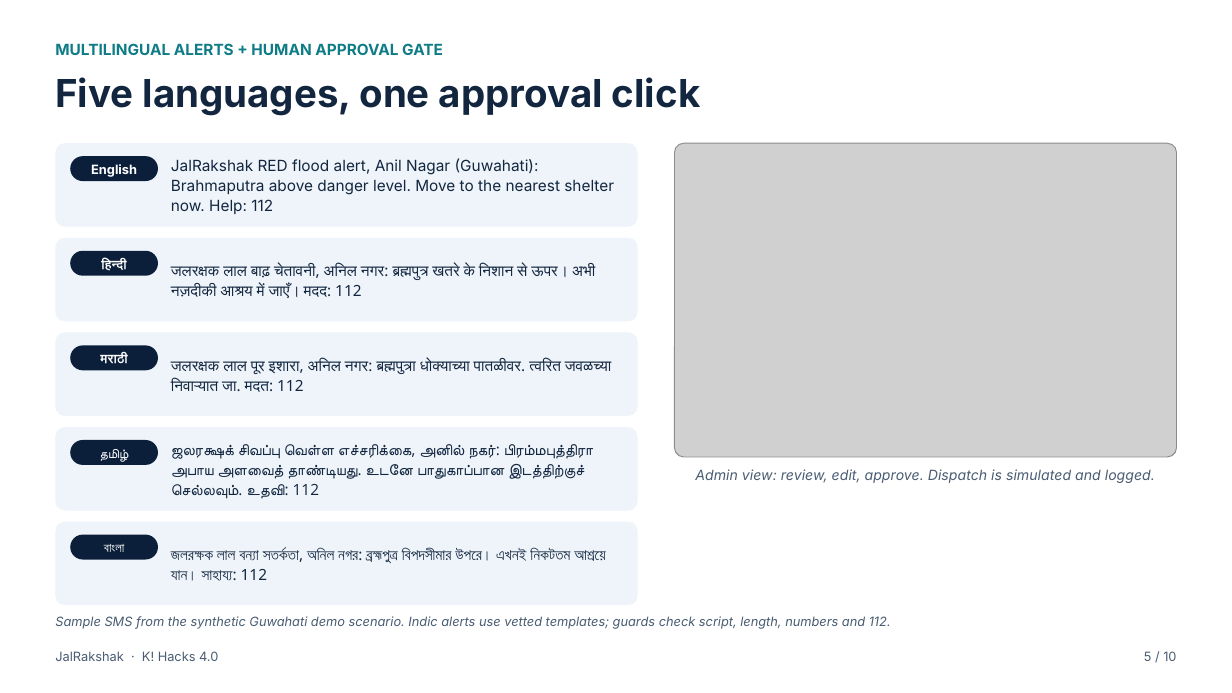
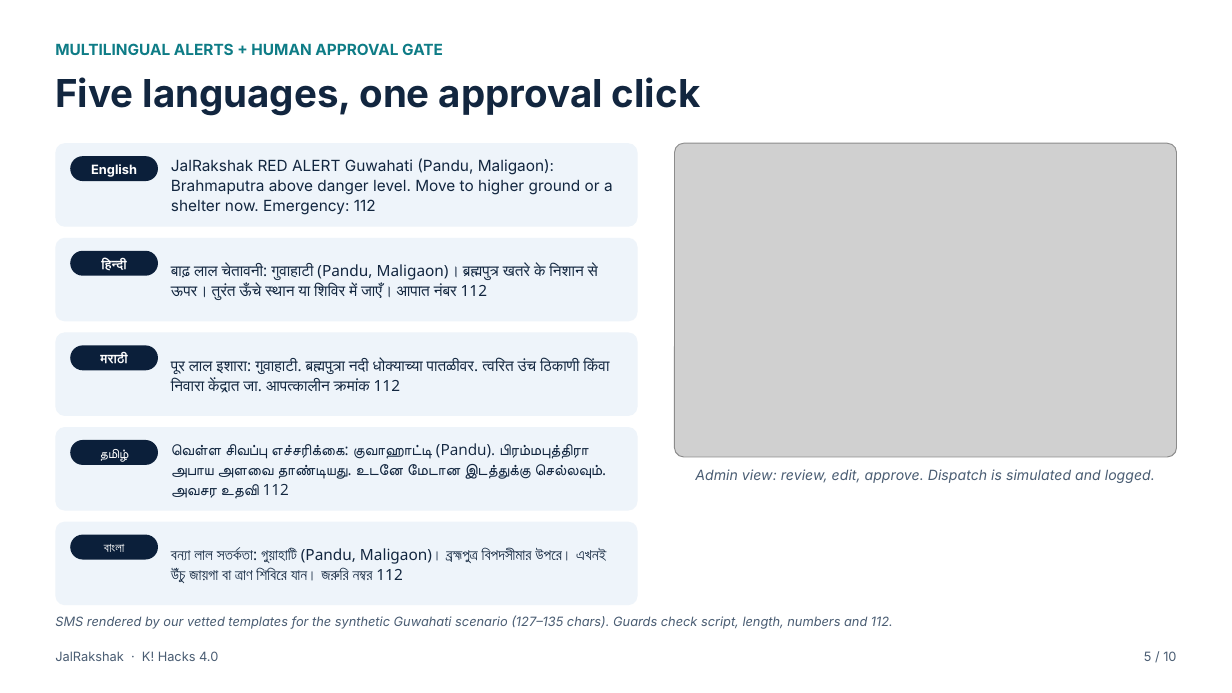
Before and after one commit to madhavzanwar/Jal-rakshak, a slide deck: slide 5 of submission/khacks-4.0/JalRakshak_KHacks4.pptx. Drawn at 1232x693 pixels with LibreOffice and Linux fonts; fonts in the diff are those of the drawing; grey boxes stand for pictures. Boxes give left, top, right and bottom in pixels: in the first picture for what was removed or moved away, otherwise in the second. Text is boxed around its words. In the diff, an @@ line names an element or a change of style, - is before the commit and + after.

```diff
--- a/submission/khacks-4.0/JalRakshak_KHacks4.pptx
+++ b/submission/khacks-4.0/JalRakshak_KHacks4.pptx
@@ text at (171, 158, 613, 215): text changed @@
-JalRakshak RED flood alert, Anil Nagar (Guwahati): Brahmaputra above danger level. Move to the nearest shelter now. Help: 112
+JalRakshak RED ALERT Guwahati (Pandu, Maligaon): Brahmaputra above danger level. Move to higher ground or a shelter now. Emergency: 112
@@ text at (171, 264, 598, 300): text changed @@
-जलरक्षक लाल बाढ़ चेतावनी, अनिल नगर: ब्रह्मपुत्र खतरे के निशान से ऊपर। अभी नज़दीकी आश्रय में जाएँ। मदद: 112
+बाढ़ लाल चेतावनी: गुवाहाटी (Pandu, Maligaon)। ब्रह्मपुत्र खतरे के निशान से ऊपर। तुरंत ऊँचे स्थान या शिविर में जाएँ। आपात नंबर 112
@@ text at (171, 358, 609, 393): text changed @@
-जलरक्षक लाल पूर इशारा, अनिल नगर: ब्रह्मपुत्रा धोक्याच्या पातळीवर. त्वरित जवळच्या निवाऱ्यात जा. मदत: 112
+पूर लाल इशारा: गुवाहाटी. ब्रह्मपुत्रा नदी धोक्याच्या पातळीवर. त्वरित उंच ठिकाणी किंवा निवारा केंद्रात जा. आपत्कालीन क्रमांक 112
@@ text at (171, 443, 601, 499): text changed @@
-ஜலரக்ஷக் சிவப்பு வெள்ள எச்சரிக்கை, அனில் நகர்: பிரம்மபுத்திரா அபாய அளவைத் தாண்டியது. உடனே பாதுகாப்பான இடத்திற்குச் செல்லவும். உதவி: 112
+வெள்ள சிவப்பு எச்சரிக்கை: குவாஹாட்டி (Pandu). பிரம்மபுத்திரா அபாய அளவை தாண்டியது. உடனே மேடான இடத்துக்கு செல்லவும். அவசர உதவி 112
@@ text at (171, 547, 606, 582): text changed @@
-জলরক্ষক লাল বন্যা সতর্কতা, অনিল নগর: ব্রহ্মপুত্র বিপদসীমার উপরে। এখনই নিকটতম আশ্রয়ে যান। সাহায্য: 112
+বন্যা লাল সতর্কতা: গুয়াহাটি (Pandu, Maligaon)। ব্রহ্মপুত্র বিপদসীমার উপরে। এখনই উঁচু জায়গা বা ত্রাণ শিবিরে যান। জরুরি নম্বর 112
@@ text at (55, 615, 893, 629): text changed @@
-Sample SMS from the synthetic Guwahati demo scenario. Indic alerts use vetted templates; guards check script, length, numbers and 112.
+SMS rendered by our vetted templates for the synthetic Guwahati scenario (127–135 chars). Guards check script, length, numbers and 112.
```
Also in this commit, not shown: 1 other slide changed, 4 other files.
